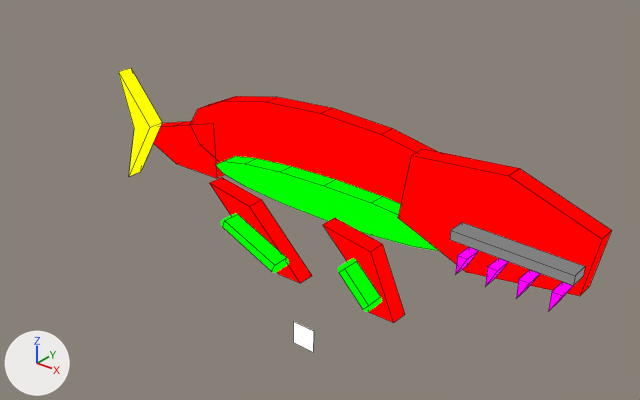
The Blender file assets-source/blender/motion/mosasaurus-rest.blend: old version first, new version second.
Before and after are seen from a camera (50 mm lens) standing at (93.3, -69.0, 49.1) and looking at (40.9, -3.5, 8.5). The lights are fixed; the arrows at lower left show +X, +Y and +Z. The first picture is the older version. Mesh edges are drawn as thin lines on the coarser meshes.

Names of what the first picture shows: 'DinoTycoon_Motion_mosasaurus_rest_belly', 'DinoTycoon_Motion_mosasaurus_rest_head', 'DinoTycoon_Motion_mosasaurus_rest_mouth', 'DinoTycoon_Motion_mosasaurus_rest_near_paddle0', 'DinoTycoon_Motion_mosasaurus_rest_near_paddle1', 'DinoTycoon_Motion_mosasaurus_rest_paddle_edge0_0', 'DinoTycoon_Motion_mosasaurus_rest_paddle_edge1_0', 'DinoTycoon_Motion_mosasaurus_rest_tail', 'DinoTycoon_Motion_mosasaurus_rest_tail_fin', 'DinoTycoon_Motion_mosasaurus_rest_trunk' and 9 more.
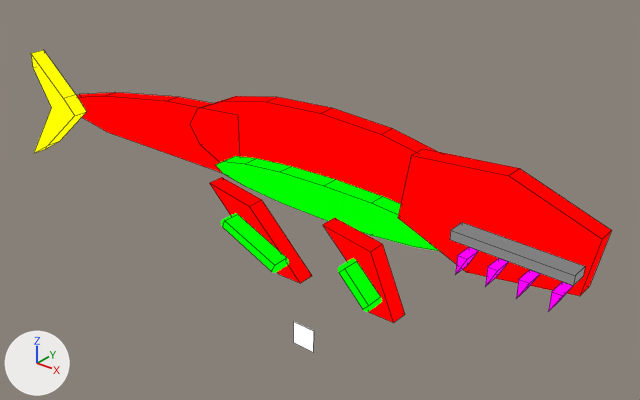
The newer file is also turned or shifted as a whole; pictures and numbers use the older file's frame.

Edits to the bpy script that builds the scene:
```text
Change me_dinotycoon_motion_mosasaurus_rest_sample_tail:
    used by ob_dinotycoon_motion_mosasaurus_rest_tail; location = (0.0, 0.0, 0.0)
    remove me_dinotycoon_motion_mosasaurus_rest_sample_tail.from_pydata(...)  # 10 vertices, 7 faces; spans x 9.0..23.0, y -1.0..1.0, z 5.0..12.0
    add me_dinotycoon_motion_mosasaurus_rest_sample_tail.from_pydata(...)  # 16 vertices, 10 faces; spans x -5.0..27.0, y -1.0..1.0, z 6.0..14.0
    me_dinotycoon_motion_mosasaurus_rest_sample_tail part 1: the whole mesh is rebuilt
Change me_dinotycoon_motion_mosasaurus_rest_sample_tail_fin:
    used by ob_dinotycoon_motion_mosasaurus_rest_tail_fin; location = (0.0, 0.0, 0.0)
    verts and faces of me_dinotycoon_motion_mosasaurus_rest_sample_tail_fin; kept vertices keep their numbers, new ones are numbered from 8
    before: 0 (9.0, -3.0, 16.0) at pixel (118, 71), 1 (14.0, -3.0, 10.0) at pixel (149, 127), 2 (9.0, -3.0, 2.0) at pixel (128, 176), 3 (11.0, -3.0, 9.0) at pixel (134, 129), 4 (9.0, -1.0, 16.0) at pixel (130, 67)
    before: 5 (14.0, -1.0, 10.0) at pixel (162, 122), 6 (9.0, -1.0, 2.0) at pixel (140, 171), 7 (11.0, -1.0, 9.0)
    remove me_dinotycoon_motion_mosasaurus_rest_sample_tail_fin.from_pydata(...)  # 8 vertices, 6 faces; spans x 9.0..14.0, y -3.0..-1.0, z 2.0..16.0
    add me_dinotycoon_motion_mosasaurus_rest_sample_tail_fin.from_pydata(...)  # 14 vertices, 9 faces; spans x -12.0..-1.0, y -3.0..-1.0, z -0.3..15.0
    me_dinotycoon_motion_mosasaurus_rest_sample_tail_fin part 2
    add delete_vertices([*range(0, 8)])  # with the faces that use them
    me_dinotycoon_motion_mosasaurus_rest_sample_tail_fin part 3
    7 vertices are added at x -12.0..-1.0, y -3.0, z -0.3..15.0
    7 new vertices lie (0.0, 2.0, 0.0) away from vertices in x -12.0..-1.0, y -3.0, z -0.3..15.0
    9 new faces join them
```

What differs and where, as boxes [x1, y1, x2, y2] in the pictures (640 x 400 px):
'DinoTycoon_Motion_mosasaurus_rest_tail', reshaped: before [153, 121, 225, 178]; after [77, 92, 240, 173]
'DinoTycoon_Motion_mosasaurus_rest_tail_fin', reshaped (27% wider): before [118, 68, 162, 176]; after [31, 50, 87, 153]
part 2 of me_dinotycoon_motion_mosasaurus_rest_sample_tail_fin, deleted (yellow): before [118, 68, 162, 176]
part 3 of me_dinotycoon_motion_mosasaurus_rest_sample_tail_fin, added (yellow): after [31, 50, 87, 153]
